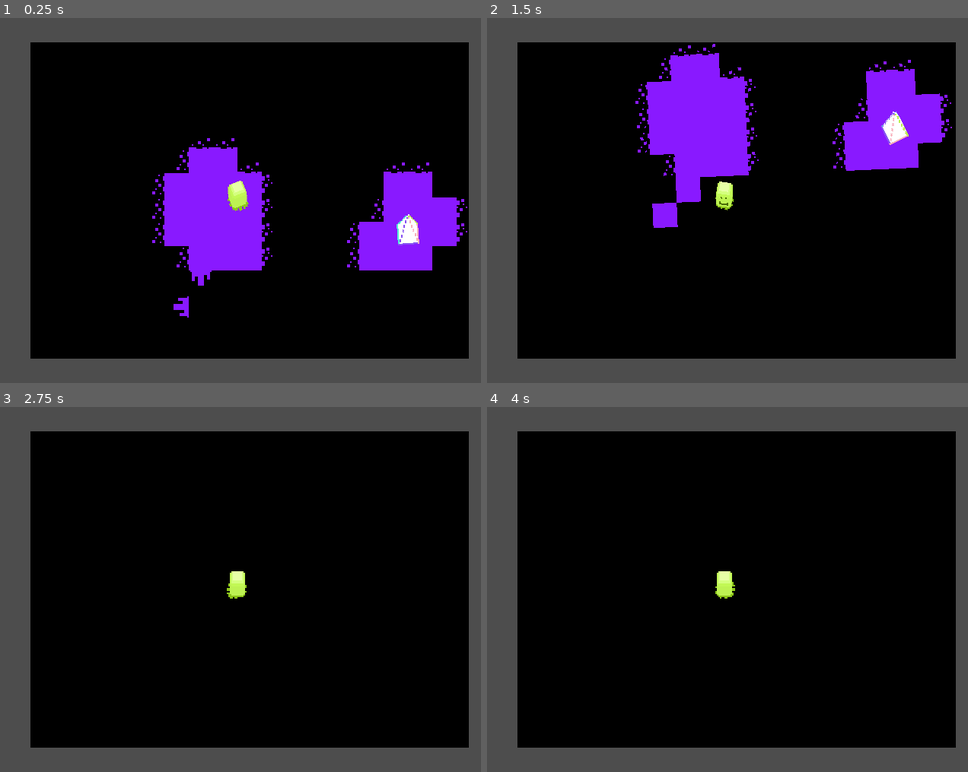
Above: before the commit, frames 1-4 (two rows, left to right).
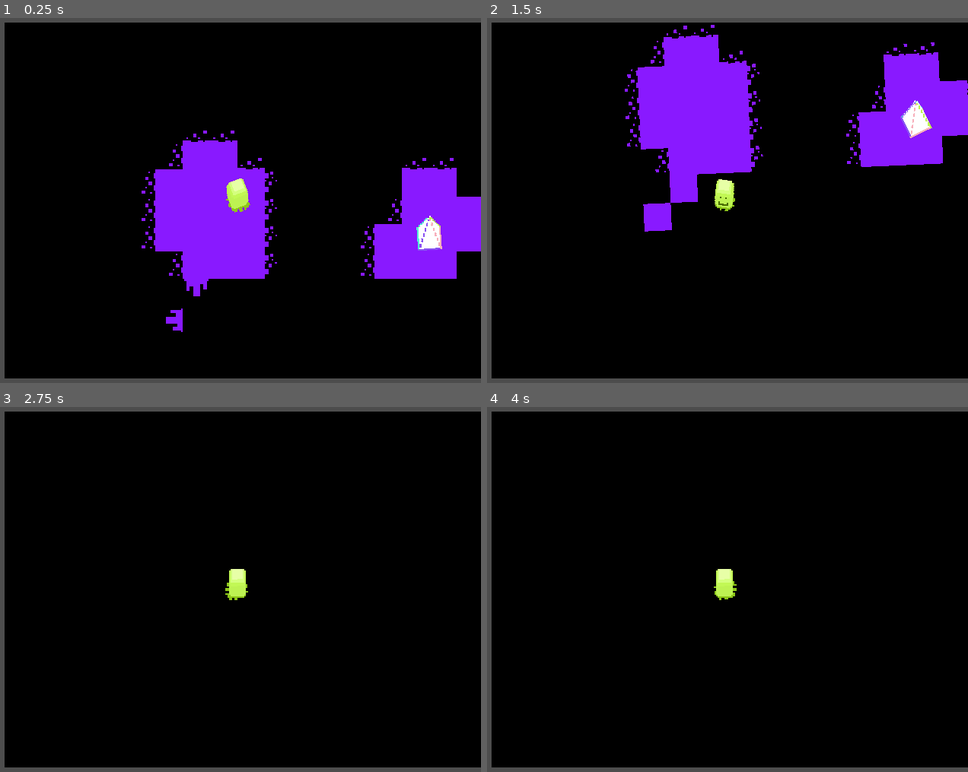
Above: after the commit, the same moments.

Repository: Suikyoo/upcsg-game-jam-2026
Game: Godot game, scene res://scenes/game.tscn
Same seed, same stepped clock (60 frames per second), same inputs: the game is played once before the commit and once after it.
Inputs (mouse positions are in pixels of both pictures, inside the frame that each line leads up to):
- Up to frame 1 (0.25 s): no input
- Up to frame 2 (1.5 s): move the mouse to (833, 182) at 0.52 s; hold D (ui_right) 0.53-1.28 s; tap Q (anti-rotate) at 0.6 s; click (833, 182) at 0.67 s; move the mouse to (626, 218) at 1.27 s; hold S (ui_down) from 1.28 s (still down); tap E (pro-rotate) at 1.35 s; click (626, 218) at 1.42 s
- Up to frame 3 (2.75 s): move the mouse to (283, 509) at 2.02 s; release S (ui_down) at 2.03 s; hold D (ui_right) from 2.03 s (still down); tap Q (anti-rotate) at 2.1 s; click (283, 509) at 2.17 s
- Up to frame 4 (4 s): tap Enter at 2.75 s; move the mouse to (698, 662) at 2.77 s; release D (ui_right) at 2.78 s; hold W (ui_up) 2.78-3.53 s; tap E (pro-rotate) at 2.85 s; click (698, 662) at 2.92 s; tap Space at 3.5 s; move the mouse to (871, 644) at 3.52 s; hold A (ui_left) from 3.53 s (still down); tap Q (anti-rotate) at 3.6 s; click (871, 644) at 3.67 s

The runs differ from the first frame. In frame 1, 23% of the frame differs, in the area x 0-100%, y 1-99%; in frame 2, 23%; in frame 3, 18%; in frame 4, 18%.

Commit message:
max and min zoom implemented

Diff:
--- a/scenes/game.tscn
+++ b/scenes/game.tscn
@@ -69,7 +69,7 @@
 motion_mode = 0
 
 [node name="Camera2D" type="Camera2D" parent="." unique_id=1576023485]
-zoom = Vector2(2, 2)
+zoom = Vector2(2.25, 2.25)
 script = ExtResource("5_iywne")
 
 [node name="ColorRect" type="ColorRect" parent="Camera2D" unique_id=1919936680]
--- a/scripts/camera_2d.gd
+++ b/scripts/camera_2d.gd
@@ -1,7 +1,8 @@
 extends Camera2D
 
-const zoom_factor: float = 0.1
-const zoom_vec: Vector2 = Vector2(zoom_factor, zoom_factor)
+const zoom_factor: float = 0.5
+const zoom_min: float = 0.35
+const zoom_max: float = 2.25
 
 func _process(delta: float) -> void:
 
@@ -20,8 +21,13 @@
 	# Zooming is ugly but it works
 	if event is InputEventMouseButton:
 		if event.button_index == MOUSE_BUTTON_WHEEL_UP and event.pressed:
-			self.zoom = lerp(self.zoom, self.zoom +self.zoom_vec, lerp_weight)
-
+			var prev: float = self.zoom.x
+			var next: float = lerp(prev, min(zoom_max, prev +zoom_factor), lerp_weight)
+			print(next)
+			self.zoom = Vector2(next, next)
 
 		if event.button_index == MOUSE_BUTTON_WHEEL_DOWN and event.pressed:
-			self.zoom = lerp(self.zoom, self.zoom -self.zoom_vec, lerp_weight)
+			var prev: float = self.zoom.x
+			var next: float = lerp(prev, max(zoom_min, prev -zoom_factor), lerp_weight)
+			print(next)
+			self.zoom = Vector2(next, next)
